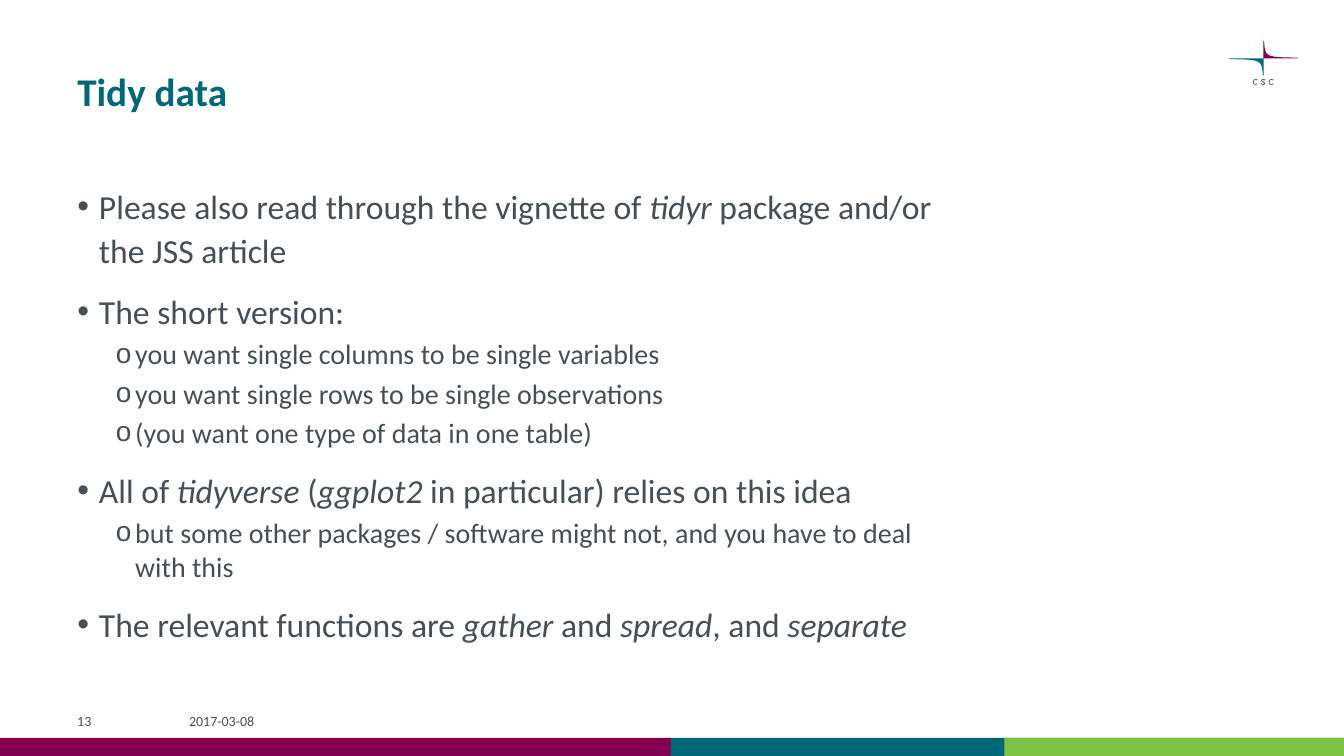
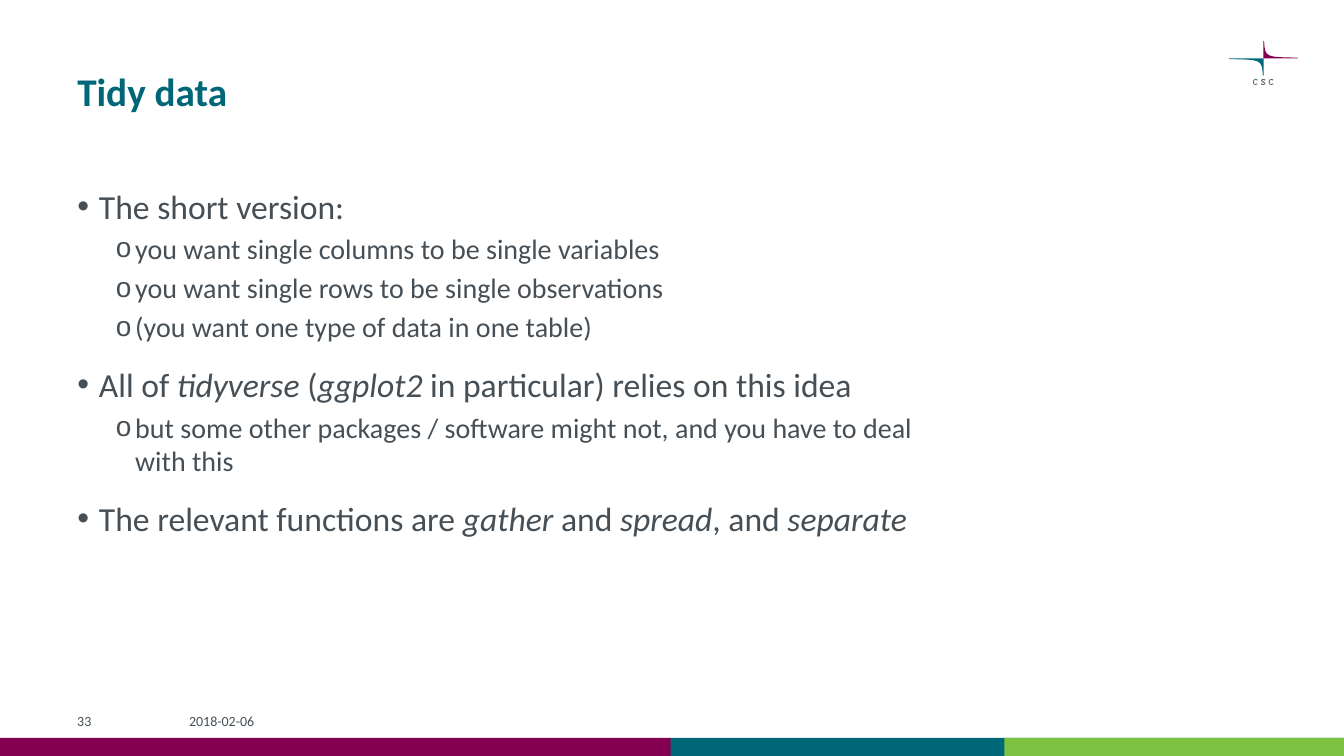
Before and after one commit to csc-training/wrangling-with-R, a slide deck: slide 33 of wrangling_with_r.pptx (slide 13 before the commit). Drawn at 1344x756 pixels with LibreOffice and Linux fonts; fonts in the diff are those of the drawing. Boxes give left, top, right and bottom in pixels: in the first picture for what was removed or moved away, otherwise in the second. Text is boxed around its words. In the diff, an @@ line names an element or a change of style, - is before the commit and + after.

```diff
--- a/wrangling_with_r.pptx
+++ b/wrangling_with_r.pptx
@@ text at box(99, 195, 931, 264): paragraph removed @@
-• Please also read through the vignette of tidyr package and/or the JSS article
@@ page number at box(77, 717, 91, 726): text changed @@
-13
+33
@@ text at box(189, 716, 254, 726): text changed @@
-2017-03-08
+2018-02-06
```
Also in this commit, not shown: 12 other slides changed, 21 slides added, 1 slide removed, 6 other files.
